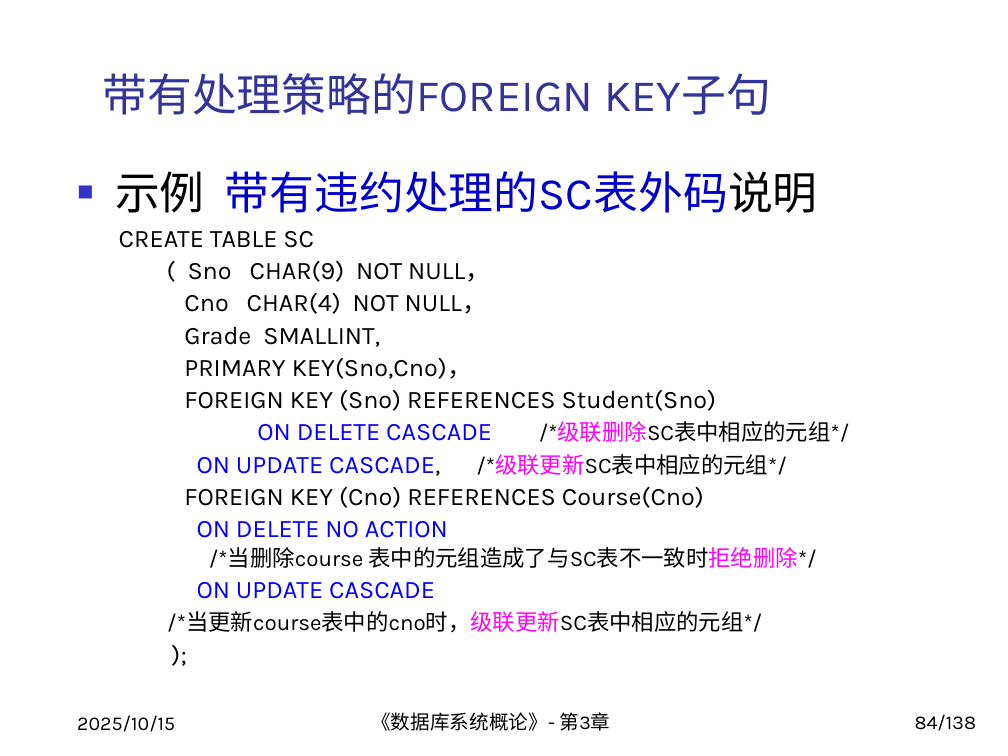
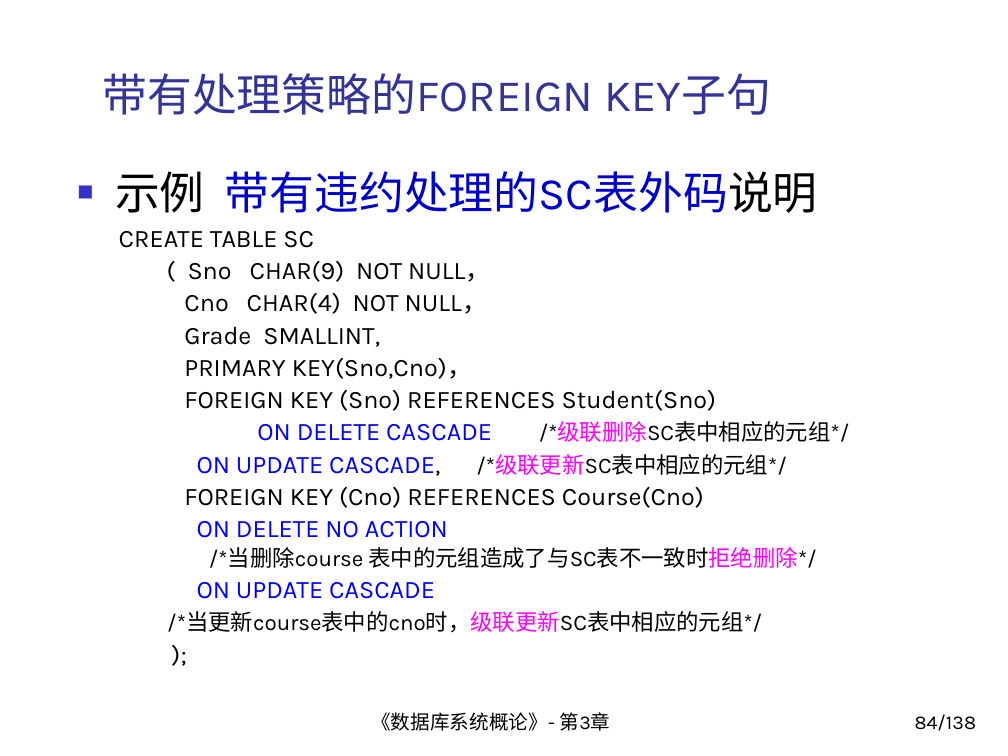
Before and after one commit to yzhbradoodrrpurp/sql, a slide deck: slide 84 of slides-gjx/db_2025fall_c04.pptx. Drawn at 1008x756 pixels with LibreOffice and Linux fonts; fonts in the diff are those of the drawing; background and template pictures are left out. Boxes give left, top, right and bottom in pixels: in the first picture for what was removed or moved away, otherwise in the second. Text is boxed around its words. In the diff, an @@ line names an element or a change of style, - is before the commit and + after.

Commit message:
updated slides

```diff
--- a/slides-gjx/db_2025fall_c04.pptx
+++ b/slides-gjx/db_2025fall_c04.pptx
@@ text removed at (x1=77, y1=715, x2=175, y2=732) @@
-2025/10/15
```
Also in this commit, not shown: 134 other slides changed, 7 other files.
